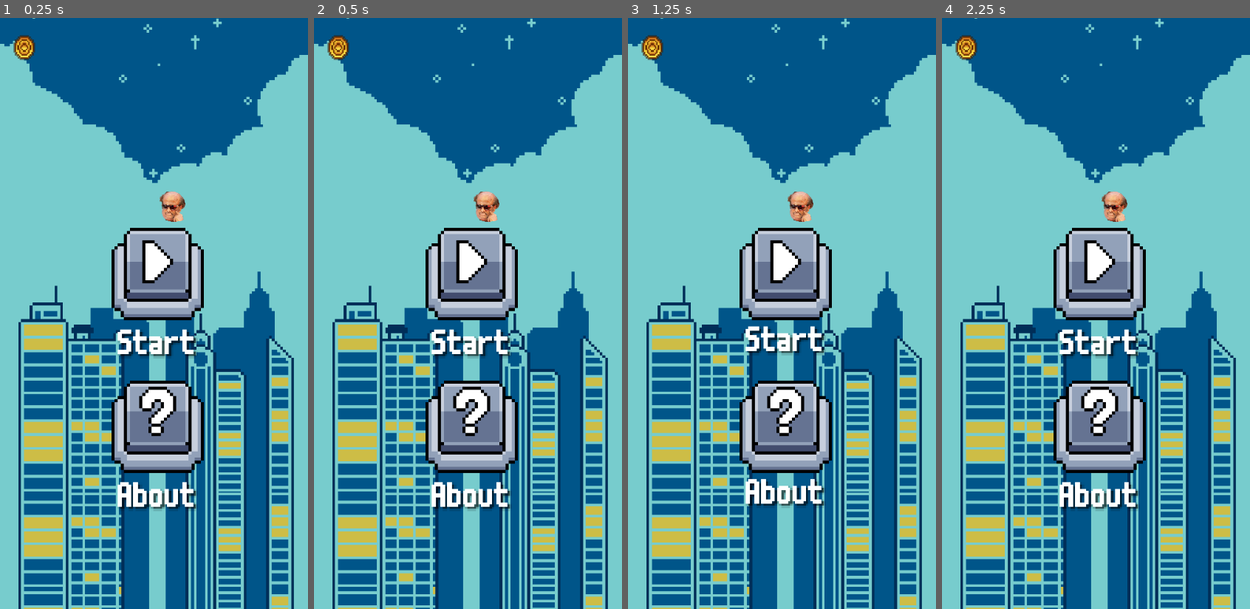
Above: before the commit, frames 1-4 (left to right).
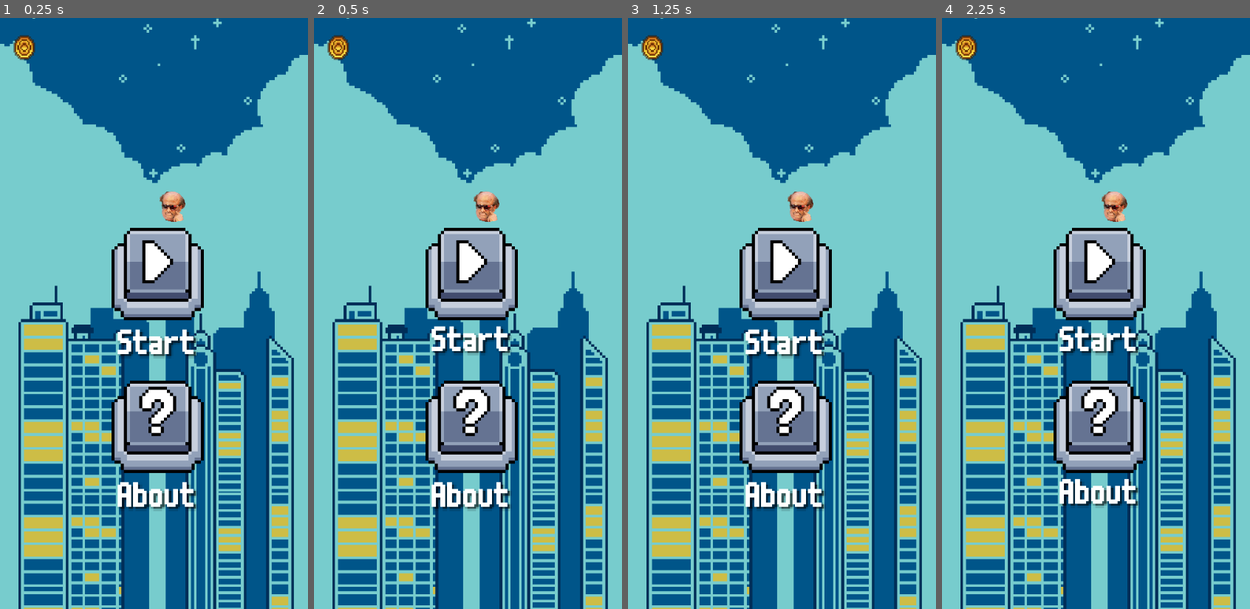
Above: after the commit, the same moments.

Repository: Divya-Darshan/Eagle
Game: Godot game, scene res://main.tscn
Same seed, same stepped clock (60 frames per second), same inputs: the game is played once before the commit and once after it.
Inputs (mouse positions are in pixels of both pictures, inside the frame that each line leads up to):
- Up to frame 1 (0.25 s): no input
- Up to frame 2 (0.5 s): no input
- Up to frame 3 (1.25 s): tap Enter (ui_accept) at 0.5, 0.77, 1.07 s; move the mouse to (849, 283) at 0.52 s; click (849, 283) at 0.67 s
- Up to frame 4 (2.25 s): drag from (1034, 343) to (1080, 431) at 1.27 s; move the mouse to (1126, 183) at 2.02 s; click (1126, 183) at 2.17 s

Frame 1 is identical in both runs. In frame 2, 0.7% of the frame differs, in the area x 38-65%, y 52-58%; in frame 3, 1.2%, in the area x 38-65%, y 52-84%; in frame 4, 1.2%.

Commit message:
new layout UI

Diff:
--- a/main.gd
+++ b/main.gd
@@ -72,6 +72,7 @@
 	$menu/open.visible = false
 
 func _on_start_pressed() -> void:
+	await get_tree().create_timer(0.1).timeout
 	$menu/open.visible = true
 	get_tree().paused = false
 	startup.queue_free()
--- a/main.tscn
+++ b/main.tscn
@@ -131,7 +131,6 @@
 text = "Start"
 script = ExtResource("10_h4frg")
 
-[connection signal="area_entered" from="CanvasLayer/Area2D" to="CanvasLayer/Area2D" method="_on_area_entered"]
 [connection signal="body_entered" from="CanvasLayer/Area2D" to="CanvasLayer/Area2D" method="_on_body_entered"]
 [connection signal="pressed" from="startup/CanvasLayer/about" to="." method="_on_about_pressed"]
 [connection signal="pressed" from="startup/CanvasLayer/start" to="." method="_on_start_pressed"]
--- a/ui/menu/label.gd
+++ b/ui/menu/label.gd
@@ -3,7 +3,7 @@
 var t: float = 0.0
 var start_y: float = 0.0
 const AMPLITUDE := 0.5     # base movement distance (pixels)
-const SPEED := 0.5         # base speed
+const SPEED := 1.2         # base speed
 const RANDOM_STRENGTH := 0.1  # how much randomness affects the motion (0.0–1.0)
 
 func _ready() -> void:
--- a/ui/menu/menu.tscn
+++ b/ui/menu/menu.tscn
@@ -77,17 +77,17 @@
 
 [node name="reset" type="TouchScreenButton" parent="close"]
 process_mode = 3
-position = Vector2(-163.474, 119.199)
+position = Vector2(-163.474, 122.18)
 scale = Vector2(1.5, 1.5)
 texture_normal = SubResource("AtlasTexture_hfvcl")
 texture_pressed = SubResource("AtlasTexture_fm3el")
 
 [node name="Label" type="Label" parent="close/reset"]
-offset_left = 35.9465
-offset_top = 10.9402
-offset_right = 84.9465
-offset_bottom = 24.9402
-scale = Vector2(0.723735, 0.723735)
+offset_left = 0.567617
+offset_top = -6.52743
+offset_right = 49.5676
+offset_bottom = 7.47257
+scale = Vector2(0.6, 0.6)
 theme_override_colors/font_shadow_color = Color(0, 0, 0, 0.537255)
 theme_override_fonts/font = ExtResource("3_iiwfg")
 text = "Restart"
@@ -95,25 +95,21 @@
 
 [node name="resume" type="TouchScreenButton" parent="close"]
 process_mode = 3
-position = Vector2(-161.771, 61.3027)
+position = Vector2(-163.474, 57.897)
 scale = Vector2(1.5, 1.5)
 texture_normal = SubResource("AtlasTexture_t8i6k")
 texture_pressed = SubResource("AtlasTexture_ly41m")
 
 [node name="Label" type="Label" parent="close/resume"]
-offset_left = 37.5093
-offset_top = 10.9402
-offset_right = 81.5093
-offset_bottom = 24.9402
-scale = Vector2(0.723735, 0.723735)
+offset_left = 1.13523
+offset_top = -9.08189
+offset_right = 45.1352
+offset_bottom = 4.91812
+scale = Vector2(0.6, 0.6)
 theme_override_colors/font_shadow_color = Color(0, 0, 0, 0.537255)
 theme_override_fonts/font = ExtResource("3_iiwfg")
 text = "Resume"
 metadata/_edit_use_anchors_ = true
-
-[node name="username" parent="close" instance=ExtResource("5_n3nrh")]
-position = Vector2(-183.908, -292.891)
-scale = Vector2(0.379248, 0.379248)
 
 [node name="HBoxContainer" type="HBoxContainer" parent="close"]
 anchors_preset = 7
@@ -141,6 +137,10 @@
 scale = Vector2(7.64877, 5.27079)
 color = Color(0.0646965, 0.0646965, 0.0646965, 0.811765)
 
+[node name="username" parent="close/HBoxContainer/foot" instance=ExtResource("5_n3nrh")]
+position = Vector2(-146.721, 137.127)
+scale = Vector2(0.247254, 0.247254)
+
 [node name="Github" type="Sprite2D" parent="close/HBoxContainer/foot"]
 self_modulate = Color(1, 1, 1, 0.34902)
 texture_filter = 1
Not shown, changed: app/eagle.apk
Not shown, changed: app/eagle.apk.idsig
